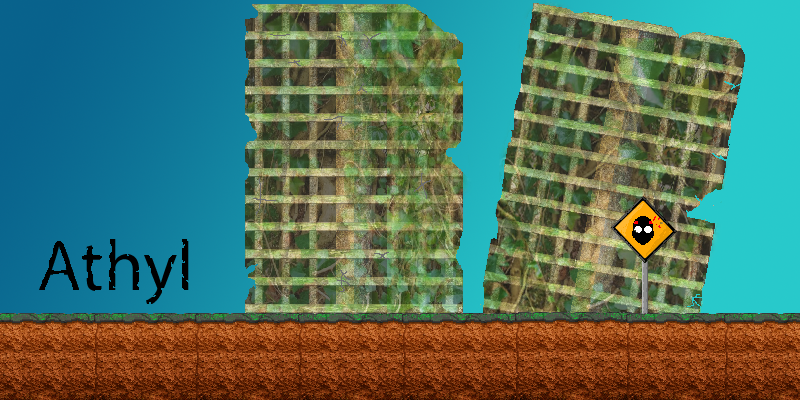
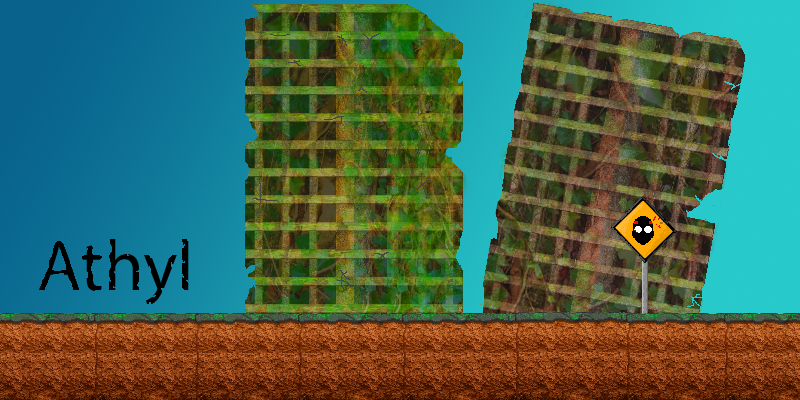
Comparing the layer stacks of the two 800 x 400 images. Changes:
pixels changed over [245, 1, 746, 314] (layer not identified)
